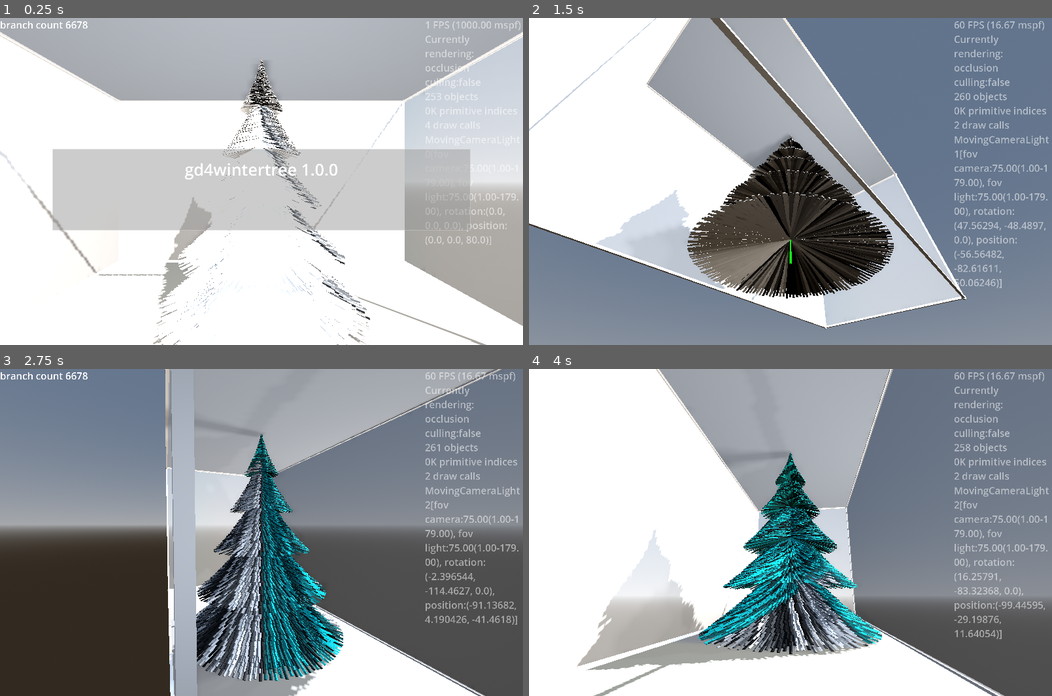
Above: before the commit, frames 1-4 (two rows, left to right).
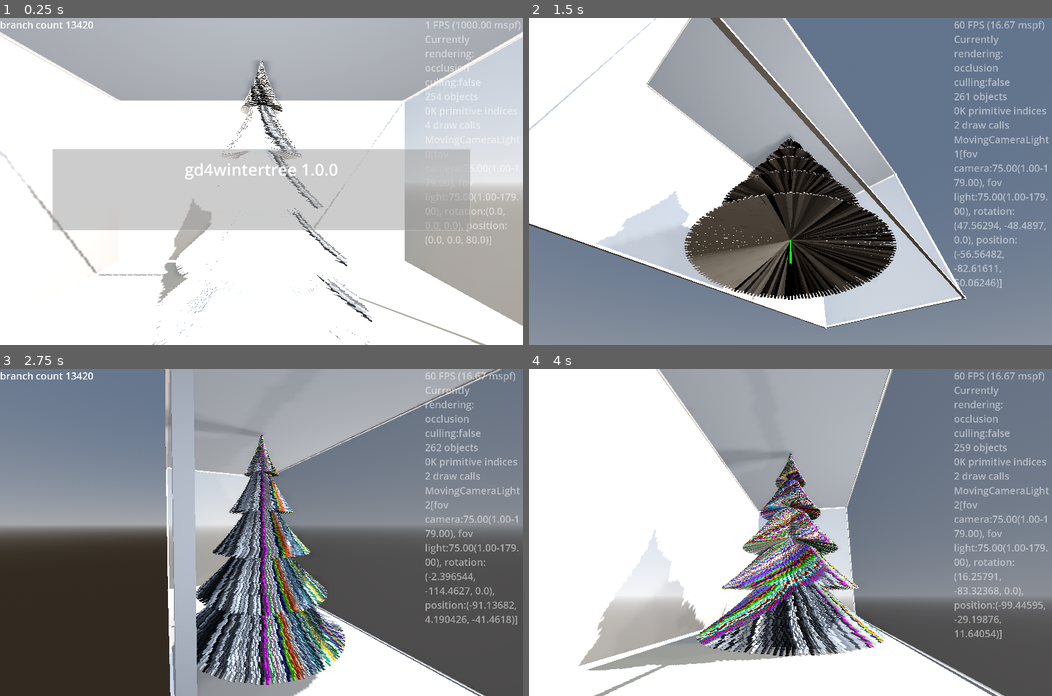
Above: after the commit, the same moments.

Repository: kasworld/gd4wintertree
Game: Godot game, scene res://main.tscn
Two runs of this game, one before a commit and one after it. Both use one fixed random seed, a clock stepped at 60 frames per second and the inputs below.
Inputs (mouse positions are in pixels of both pictures, inside the frame that each line leads up to):
- Up to frame 1 (0.25 s): no input
- Up to frame 2 (1.5 s): tap Enter at 0.5 s; move the mouse to (905, 165) at 0.52 s; hold Right 0.53-1.28 s; tap Q at 0.6 s; click (905, 165) at 0.67 s; move the mouse to (685, 197) at 1.27 s; hold Down from 1.28 s (still down); tap E at 1.35 s
- Up to frame 3 (2.75 s): move the mouse to (313, 460) at 2.02 s; release Down at 2.03 s; hold Right from 2.03 s (still down); tap Enter at 2.1 s
- Up to frame 4 (4 s): move the mouse to (764, 597) at 2.77 s; release Right at 2.78 s; hold Up 2.78-3.53 s; tap Q at 2.85 s; click (764, 597) at 2.92 s; move the mouse to (947, 581) at 3.52 s; hold Left from 3.53 s (still down); tap E at 3.6 s

The runs differ from the first frame. In frame 1, 2.0% of the frame differs, in the area x 12-85%, y 1-100%; in frame 2, 4.3%; in frame 3, 9.4%; in frame 4, 8.7%.

Commit message:
add ShuffleIter named_color_list

Diff:
--- a/main.gd
+++ b/main.gd
@@ -51,12 +51,13 @@
 	var bmesh := PrismMesh.new()
 	bmesh.size = Vector3(1,0.3,1)
 	line_tree = preload("res://line_tree/line_tree.tscn").instantiate(
-		).init(bmesh, WorldSize.y, WorldSize.z/2, WorldSize.y, PI, 1.0,
+		).init(bmesh, WorldSize.y, WorldSize.z/2, WorldSize.y*2, PI, 1.0,
 		).set_center_color(Color.GREEN)
 	add_child(line_tree)
 	$"왼쪽패널/LabelTree".text = "branch count %d" % [ line_tree.get_lines().multimesh.instance_count ]
 	line_tree.position.y = - WorldSize.y/2
 	line_tree_inst_index = line_tree.make_index_array()
+
 
 var line_tree :LineTree
 enum AniDir { Up, Down, Left , Right }
@@ -102,7 +103,12 @@
 		color_fn_args.get_next()
 		ani_dir_data.get_next()
 		change_count = 0
-		color_fn = [RandomColor.pure_color, RandomColor.rate_color].pick_random()
+		color_fn = [RandomColor.pure_color, RandomColor.rate_color, random_color2].pick_random()
+
+var named_color_list := ShuffleIter.new(NamedColorList.color_list)
+func random_color2(_arg ) -> Color:
+	return named_color_list.get_next()[0]
+
 
 func random_color() -> Color:
 	return NamedColorList.color_list.pick_random()[0]
